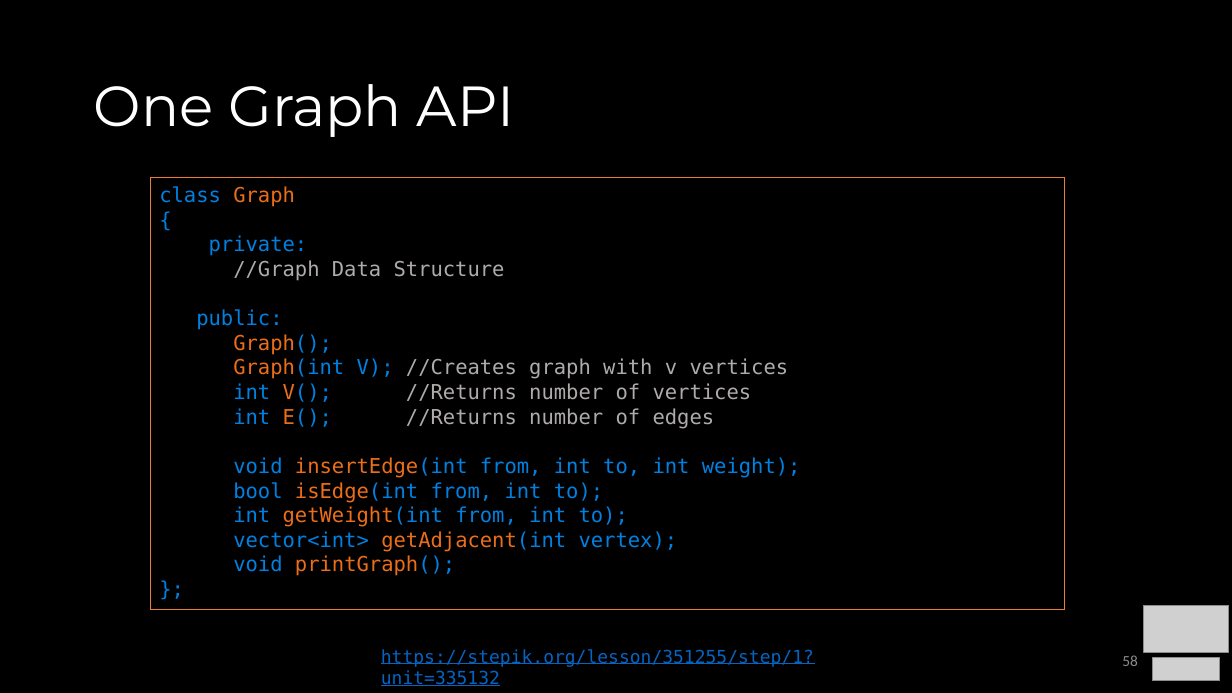
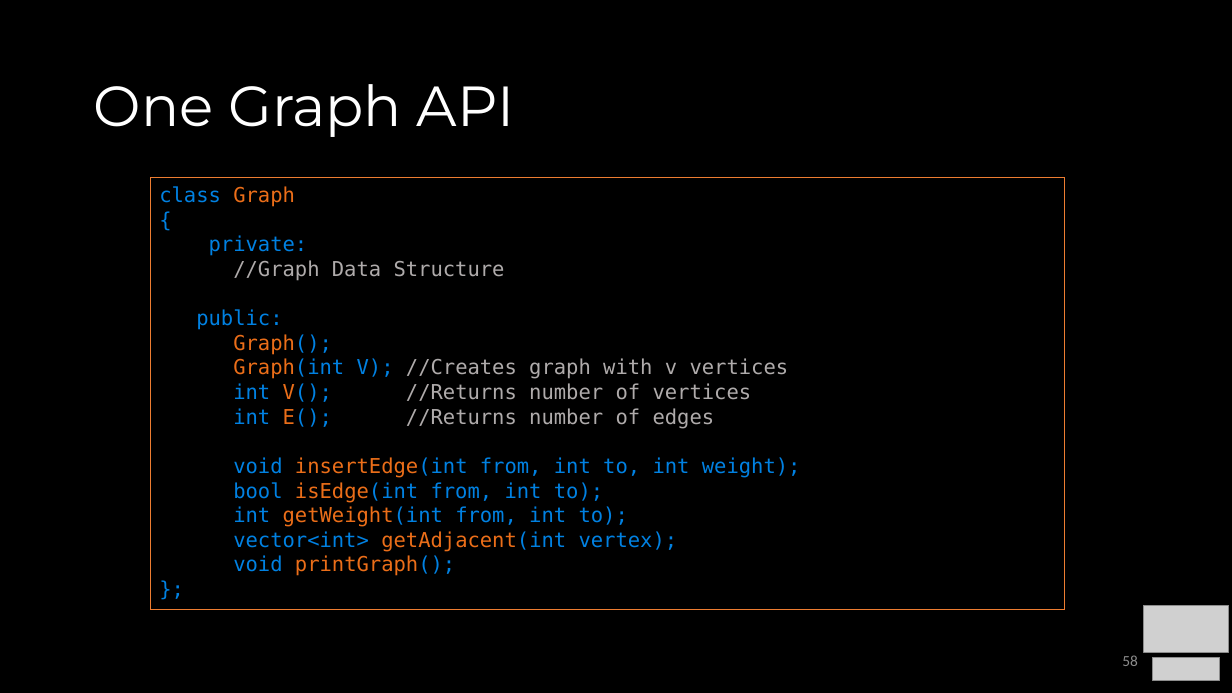
Before and after one commit to COP3530/Instructional-Content, a slide deck: slide 58 of Slides/Slides-PPT/8a - Graph Terminology and Implementation.pptx. Drawn at 1232x693 pixels with LibreOffice and Linux fonts; fonts in the diff are those of the drawing; grey boxes stand for pictures. Boxes give left, top, right and bottom in pixels: in the first picture for what was removed or moved away, otherwise in the second. Text is boxed around its words. In the diff, an @@ line names an element or a change of style, - is before the commit and + after.

Commit message:
stepik links updated

```diff
--- a/Slides/Slides-PPT/8a - Graph Terminology and Implementation.pptx
+++ b/Slides/Slides-PPT/8a - Graph Terminology and Implementation.pptx
@@ text removed at (x1=381, y1=649, x2=814, y2=686) @@
-https://stepik.org/lesson/351255/step/1?unit=335132
```
Also in this commit, not shown: 1 other slide changed, 3 other files.
